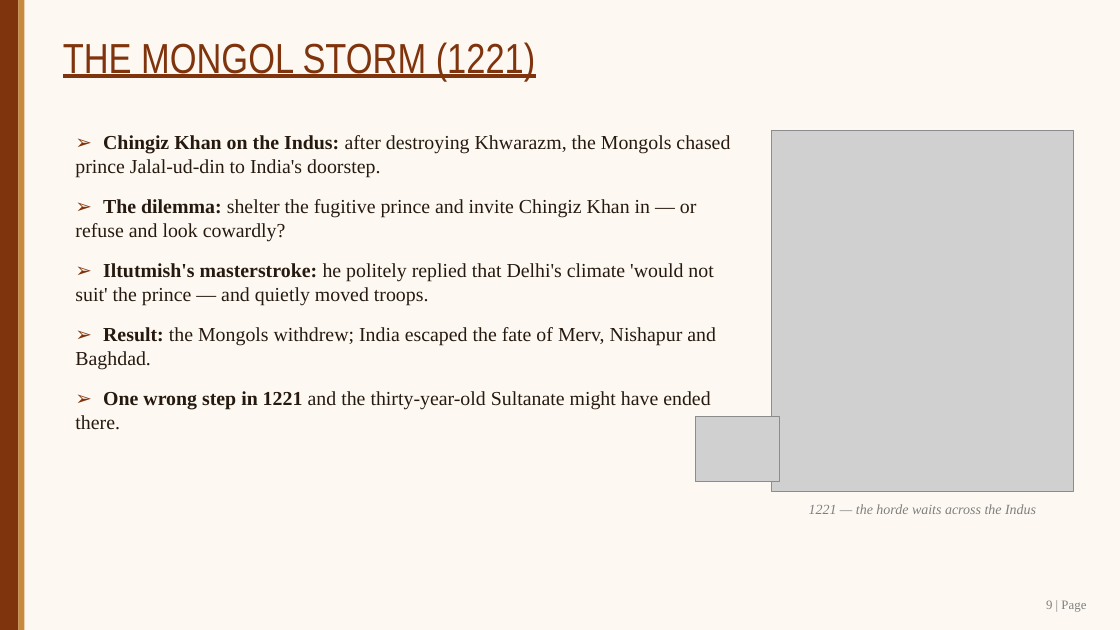
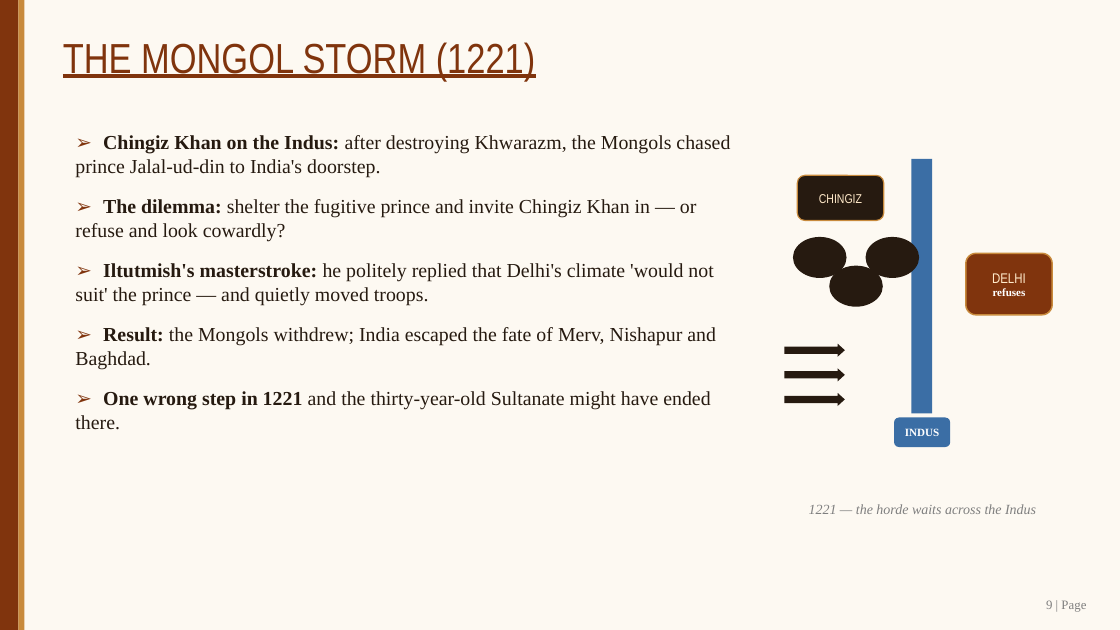
Before and after one commit to SangamSitapuri07/SIH, a slide deck: slide 9 of assignment/Slave_Dynasty_Mamluk_Presentation.pptx. Drawn at 1120x630 pixels with LibreOffice and Linux fonts; fonts in the diff are those of the drawing; grey boxes stand for pictures; background and template pictures are left out. Boxes give left, top, right and bottom in pixels: in the first picture for what was removed or moved away, otherwise in the second. Text is boxed around its words. In the diff, an @@ line names an element or a change of style, - is before the commit and + after.

```diff
--- a/assignment/Slave_Dynasty_Mamluk_Presentation.pptx
+++ b/assignment/Slave_Dynasty_Mamluk_Presentation.pptx
@@ picture removed at [771, 130, 1074, 492] @@
@@ rounded rectangle added at [797, 176, 884, 221], fill #261A10, outline #C88A3C 1 pt, 11 pt, text #FFE9C9 @@
+CHINGIZ
@@ rectangle added at [912, 159, 933, 413], fill #3B6EA5 @@
@@ ellipse added at [793, 237, 847, 278], fill #261A10 @@
@@ ellipse added at [865, 237, 919, 278], fill #261A10 @@
@@ ellipse added at [829, 266, 883, 307], fill #261A10 @@
@@ rounded rectangle added at [966, 254, 1053, 315], fill #80340D, outline #C88A3C 1.25 pt, 9.5 pt, text #FFFFFF, bold @@
+DELHI
+refuses
@@ right arrow added at [785, 344, 845, 357], fill #261A10 @@
@@ right arrow added at [785, 368, 845, 381], fill #261A10 @@
@@ picture removed at [696, 417, 780, 481] @@
@@ right arrow added at [785, 393, 845, 407], fill #261A10 @@
@@ rounded rectangle added at [894, 418, 950, 447], fill #3B6EA5, 9.5 pt, text #FFFFFF, bold @@
+INDUS
```
Also in this commit, not shown: 13 other slides changed, 2 other files.
